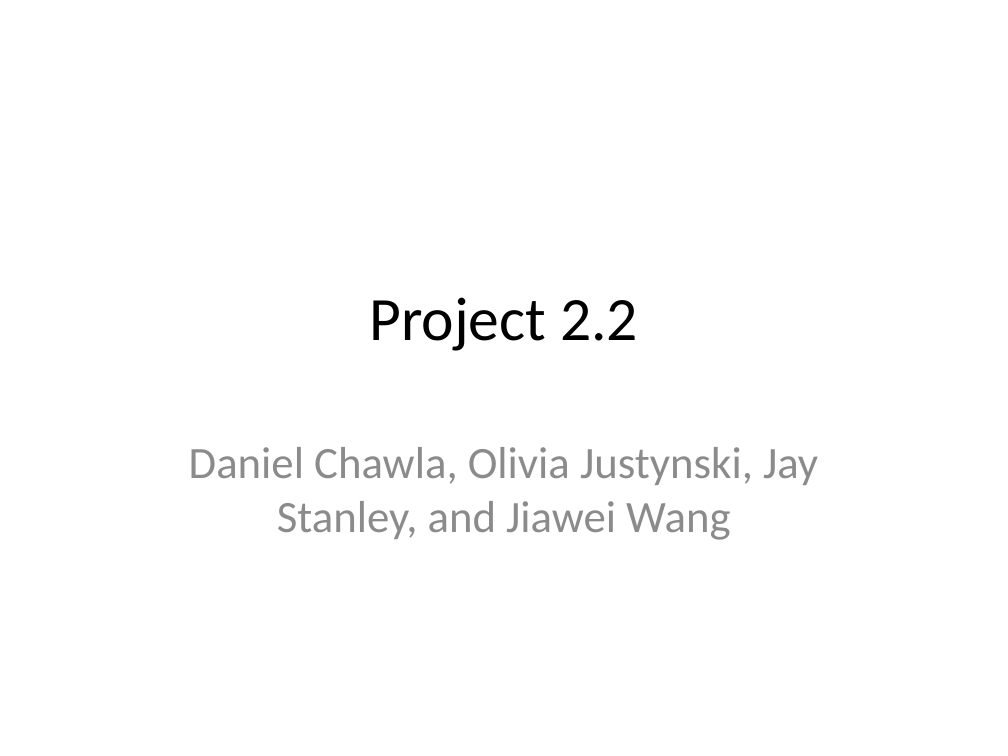
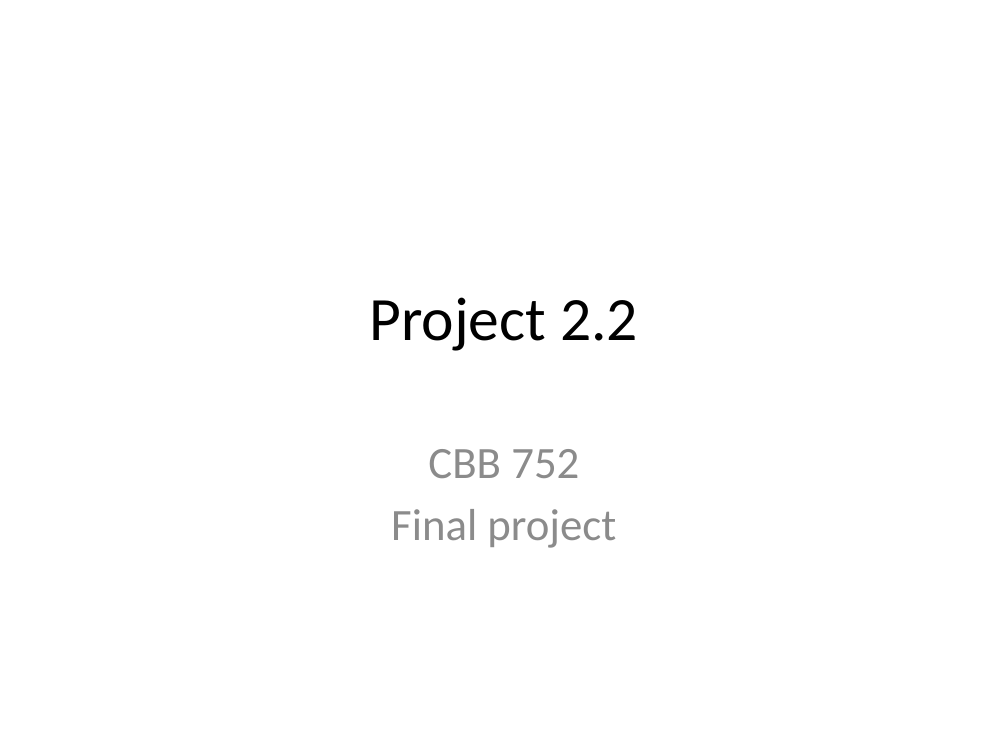
Before and after one commit to CBB752Spring2017/final-project-2-2-team1-team-2-2-1, a slide deck: slide 1 of presentation_2.2.pptx. Drawn at 1008x756 pixels with LibreOffice and Linux fonts; fonts in the diff are those of the drawing. Boxes give left, top, right and bottom in pixels: in the first picture for what was removed or moved away, otherwise in the second. Text is boxed around its words. In the diff, an @@ line names an element or a change of style, - is before the commit and + after.

Commit message:
Upload slides

```diff
--- a/presentation_2.2.pptx
+++ b/presentation_2.2.pptx
@@ subtitle at (x1=391, y1=449, x2=616, y2=548): text changed @@
-Daniel Chawla, Olivia Justynski, Jay Stanley, and Jiawei Wang
+CBB 752
+Final project
```
